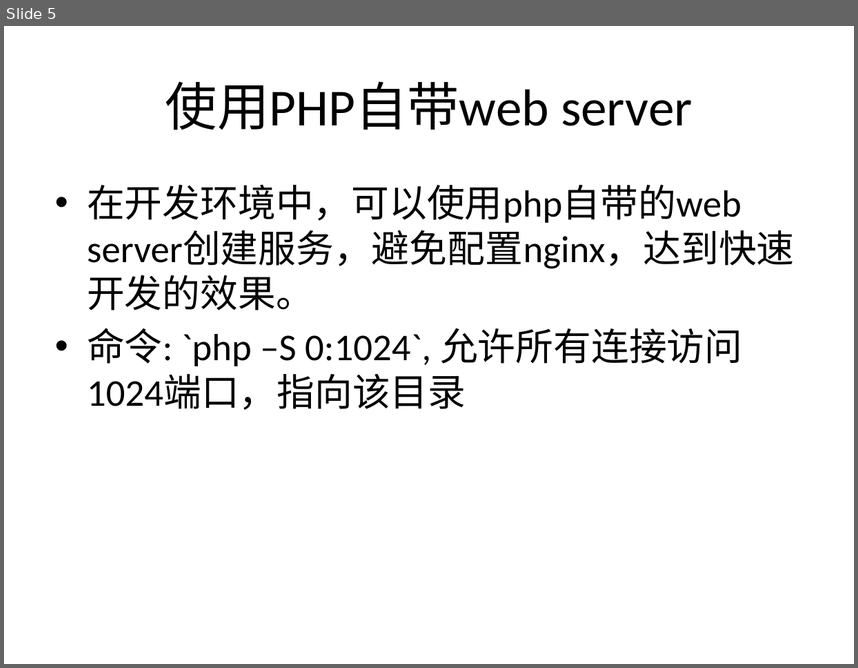
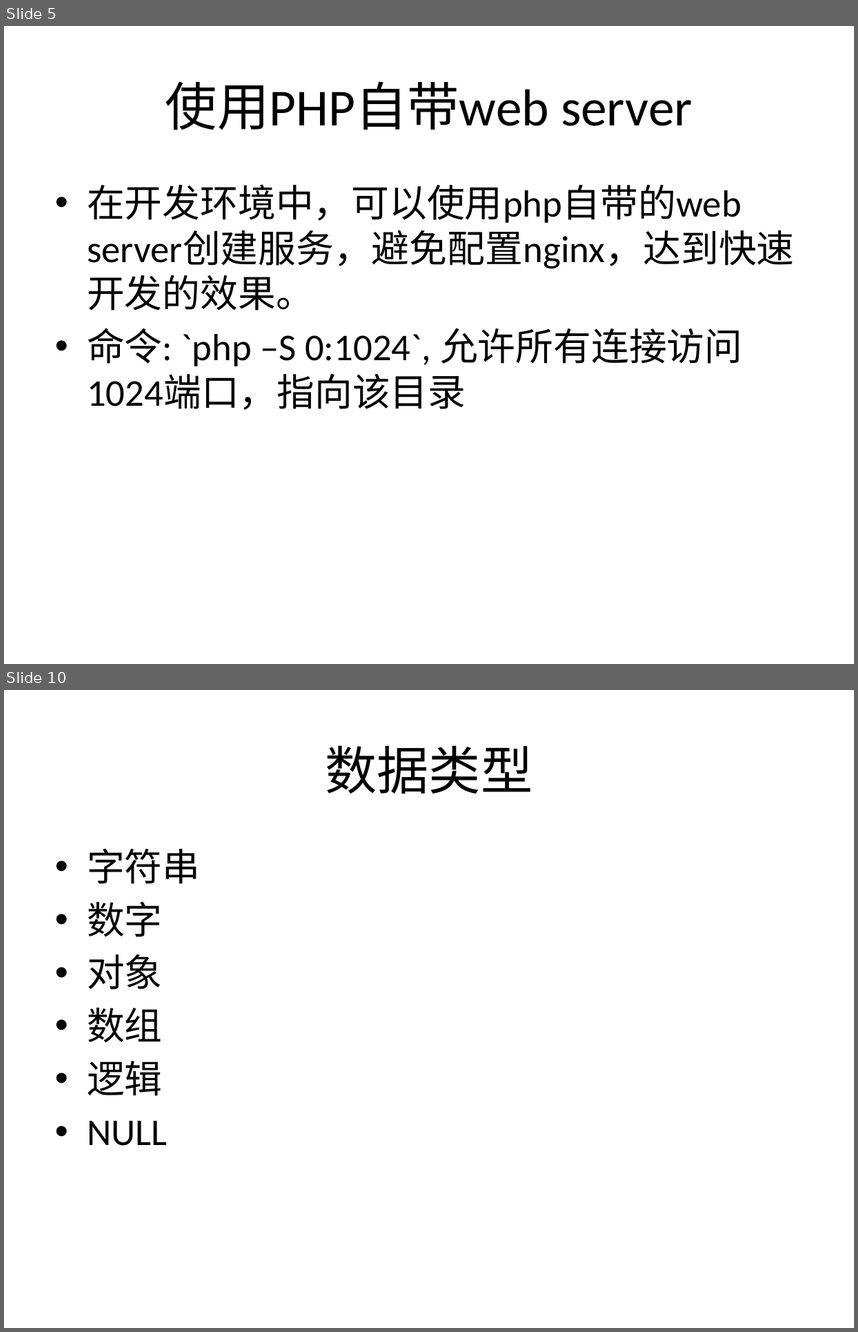
Before and after one commit to zhan3333/php-example, a slide deck: doc/ppt/lnmp.pptx. Shown one above the other, each under a label of ours: slide 5 before the commit, slides 5 and 10 after it; the slides between them are not shown. The pictures are 858x668 and 858x1332 pixels, drawn with LibreOffice and Linux fonts; fonts in the diff are those of the drawing. Boxes give left, top, right and bottom in pixels: in the first picture for what was removed or moved away, otherwise in the second. Text is boxed around its words. In the diff, an @@ line names an element or a change of style, - is before the commit and + after.

```diff
--- a/doc/ppt/lnmp.pptx
+++ b/doc/ppt/lnmp.pptx
@@ slide 10 added at (x1=4, y1=690, x2=854, y2=1328), background #FFFFFF @@
@@ title added at (x1=325, y1=745, x2=533, y2=793), 44 pt, text #000000 @@
+数据类型
@@ text added at (x1=87, y1=849, x2=200, y2=1145), 32 pt, text #000000 @@
+• 字符串
+• 数字
+• 对象
+• 数组
+• 逻辑
+• NULL
```
Also in this commit, not shown: 3 slides changed, 7 other slides added, 19 other files.
